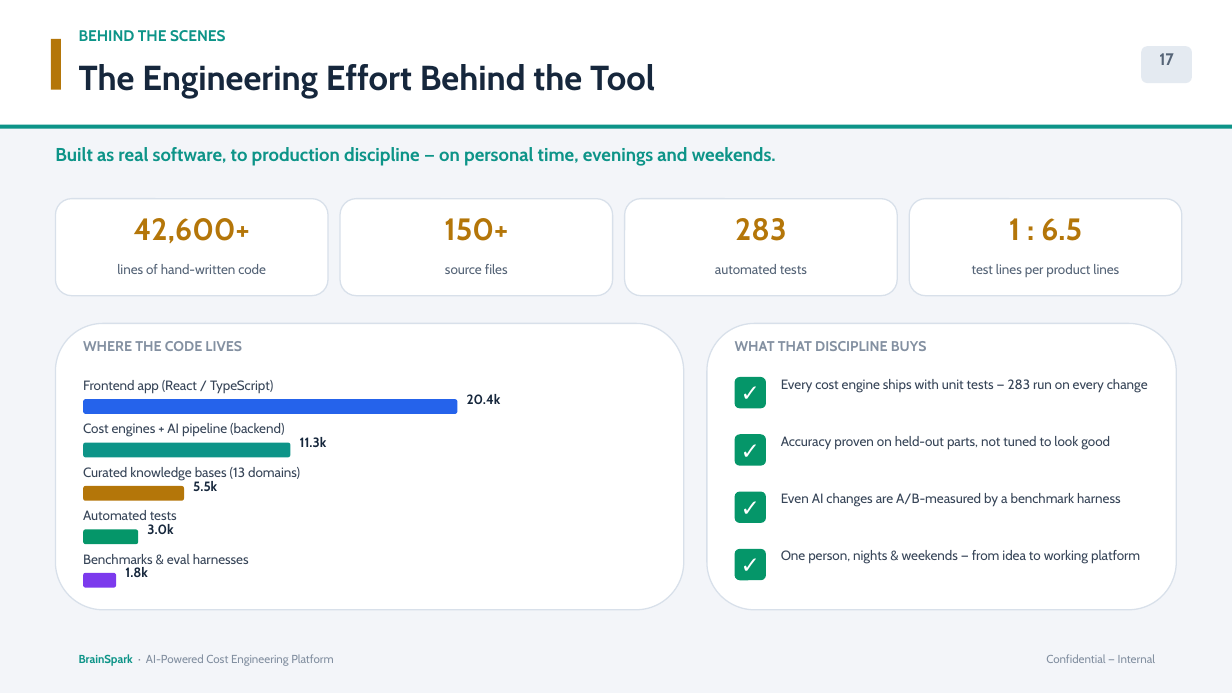
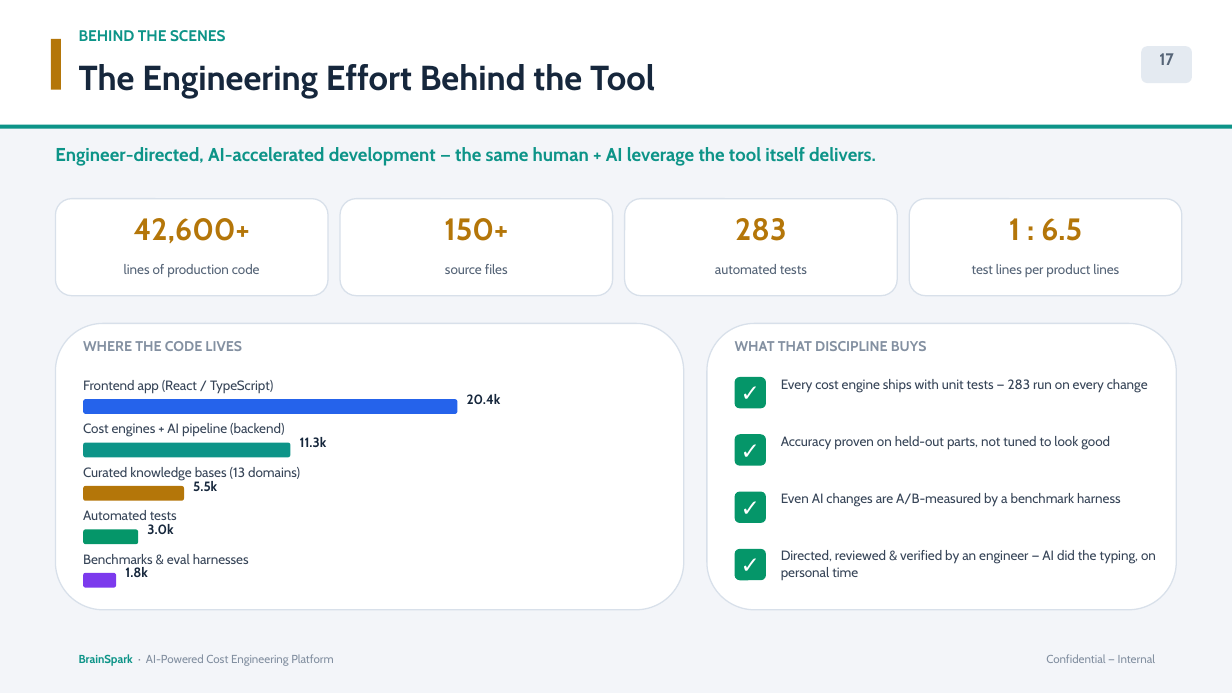
Before and after one commit to bhosaleavinash546/leamington-marathi, a slide deck: slide 17 of BrainSpark_Director_Presentation.pptx. Drawn at 1232x693 pixels with LibreOffice and Linux fonts; fonts in the diff are those of the drawing. Boxes give left, top, right and bottom in pixels: in the first picture for what was removed or moved away, otherwise in the second. Text is boxed around its words. In the diff, an @@ line names an element or a change of style, - is before the commit and + after.

```diff
--- a/BrainSpark_Director_Presentation.pptx
+++ b/BrainSpark_Director_Presentation.pptx
@@ text at <box>55,147,876,166</box>: text changed @@
-Built as real software, to production discipline — on personal time, evenings and weekends.
+Engineer-directed, AI-accelerated development — the same human + AI leverage the tool itself delivers.
@@ text at <box>124,264,260,277</box>: text changed @@
-lines of hand-written code
+lines of production code
@@ text at <box>781,550,1156,580</box>: text changed @@
-One person, nights & weekends — from idea to working platform
+Directed, reviewed & verified by an engineer — AI did the typing, on personal time
```
Also in this commit, not shown: 1 other file.
